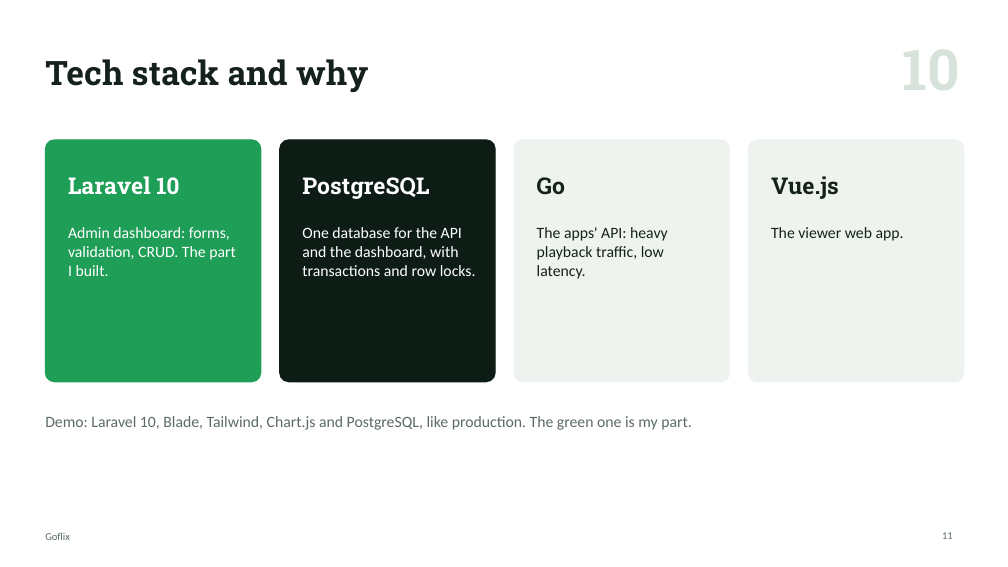
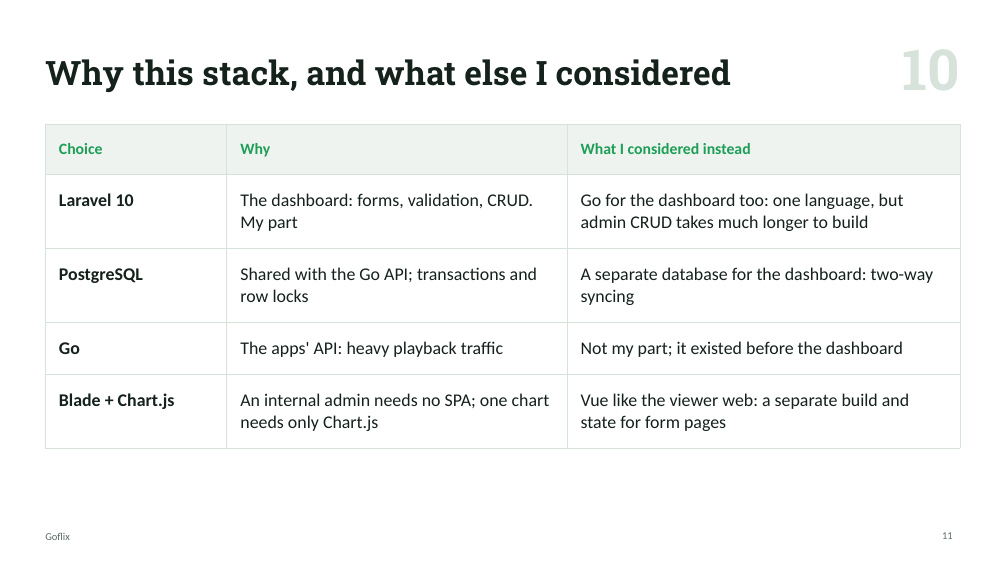
Before and after one commit to Enricosaputra/goflix-dashboard-demo, a slide deck: slide 11 of docs/Goflix-walkthrough.pptx. Drawn at 1008x567 pixels with LibreOffice and Linux fonts; fonts in the diff are those of the drawing. Boxes give left, top, right and bottom in pixels: in the first picture for what was removed or moved away, otherwise in the second. Text is boxed around its words. In the diff, an @@ line names an element or a change of style, - is before the commit and + after.

Commit message:
Decks: tables for trade-offs, stack and open work; plainer titles

```diff
--- a/docs/Goflix-walkthrough.pptx
+++ b/docs/Goflix-walkthrough.pptx
@@ title at (45,59,731,92): text changed @@
-Tech stack and why
+Why this stack, and what else I considered
@@ rounded rectangle removed at (45,140,261,382) @@
@@ table added at (45,125,960,435), 5 rows, 3 columns @@
+Choice | Why | What I considered instead
+Laravel 10 | The dashboard: forms, validation, CRUD. My part | Go for the dashboard too: one language, but admin CRUD takes much longer to build
+PostgreSQL | Shared with the Go API; transactions and row locks | A separate database for the dashboard: two-way syncing
+Go | The apps' API: heavy playback traffic | Not my part; it existed before the dashboard
+Blade + Chart.js | An internal admin needs no SPA; one chart needs only Chart.js | Vue like the viewer web: a separate build and state for form pages
@@ rounded rectangle removed at (280,140,495,382) @@
@@ rounded rectangle removed at (514,140,730,382) @@
@@ rounded rectangle removed at (749,140,964,382) @@
@@ text removed at (68,176,179,195) @@
-Laravel 10
@@ text removed at (302,177,429,199) @@
-PostgreSQL
@@ text removed at (537,177,565,195) @@
-Go
@@ text removed at (771,176,839,199) @@
-Vue.js
@@ text removed at (68,227,236,276) @@
-Admin dashboard: forms, validation, CRUD. The part I built.
@@ text removed at (302,227,476,276) @@
-One database for the API and the dashboard, with transactions and row locks.
@@ text removed at (537,227,668,279) @@
-The apps' API: heavy playback traffic, low latency.
@@ text removed at (771,227,904,241) @@
-The viewer web app.
@@ text removed at (45,416,692,430) @@
-Demo: Laravel 10, Blade, Tailwind, Chart.js and PostgreSQL, like production. The green one is my part.
```
Also in this commit, not shown: 5 other slides changed, 7 other files.
